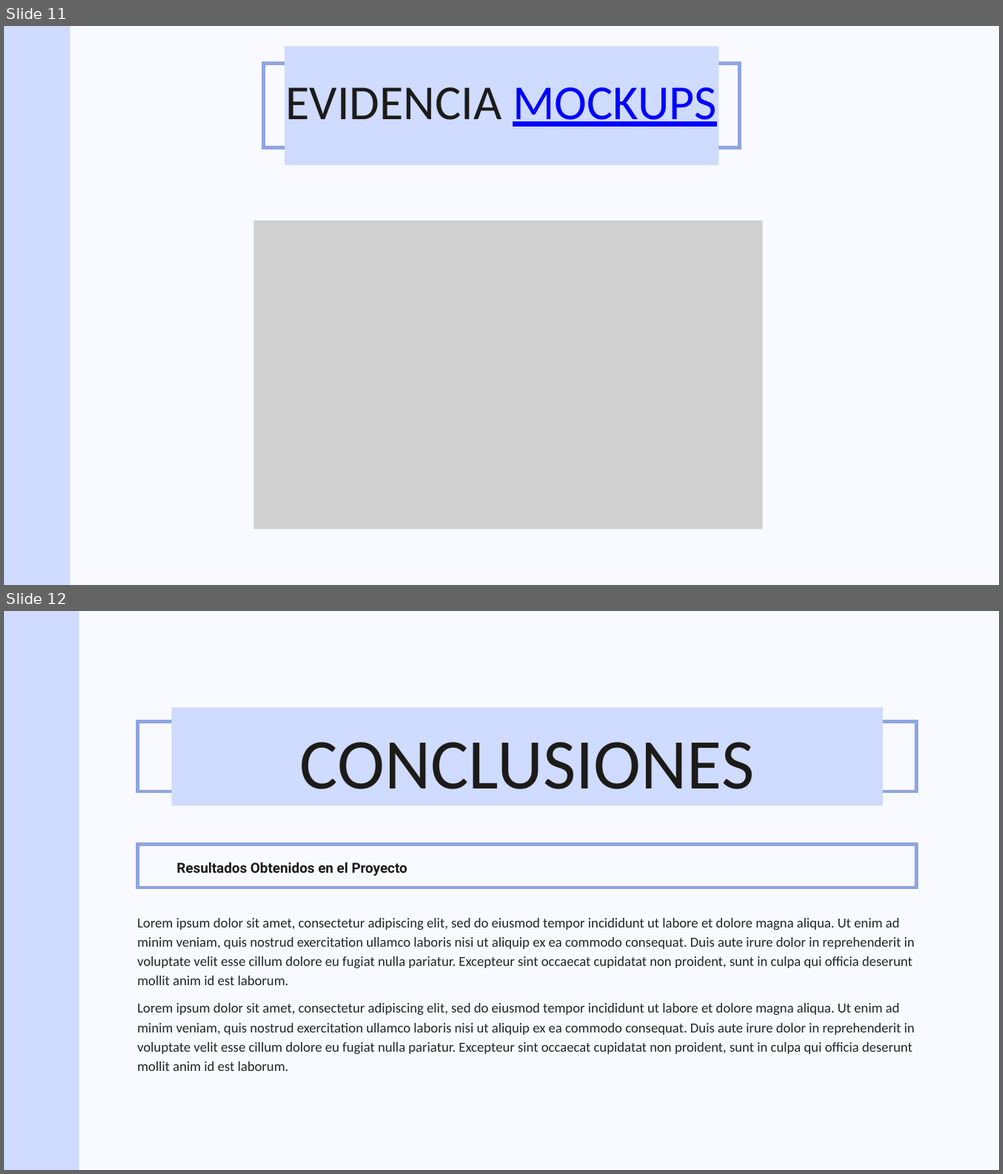
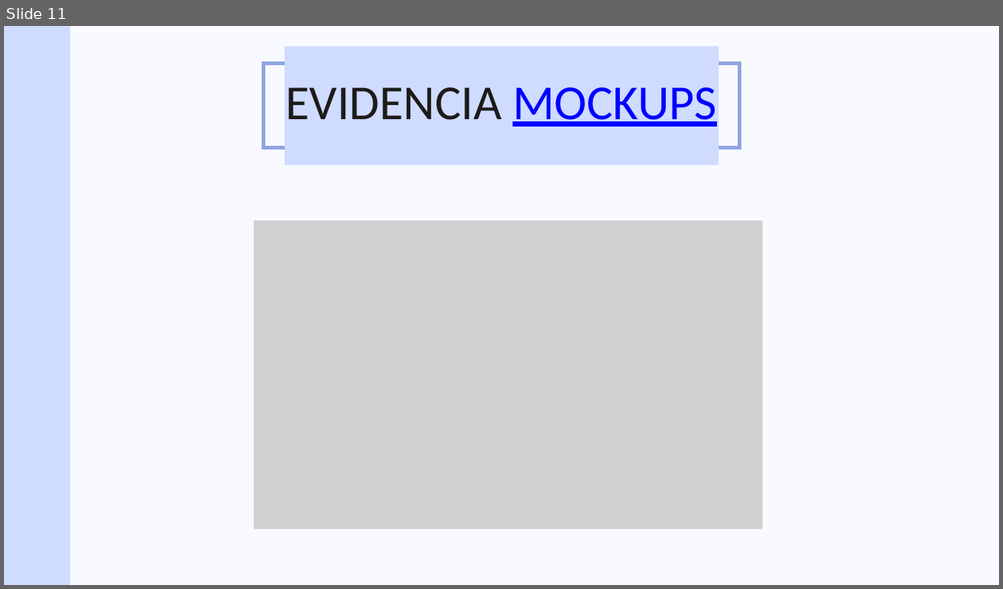
Before and after one commit to viremolcoy/Voila, a slide deck: Fase 1/Evidencias Grupales/Presentación Proyecto.pptx. Shown one above the other, each under a label of ours: slides 11 and 12 before the commit, slide 11 after it. The pictures are 1003x1174 and 1003x589 pixels, drawn with LibreOffice and Linux fonts; fonts in the diff are those of the drawing; grey boxes stand for pictures. Boxes give left, top, right and bottom in pixels: in the first picture for what was removed or moved away, otherwise in the second. Text is boxed around its words. In the diff, an @@ line names an element or a change of style, - is before the commit and + after.

Commit message:
Presentación  de Proyecto actualizada Fase 1

```diff
--- a/Fase 1/Evidencias Grupales/Presentación Proyecto.pptx
+++ b/Fase 1/Evidencias Grupales/Presentación Proyecto.pptx
@@ slide 12 removed at box(4, 611, 999, 1170), background #F8FAFF @@
@@ rectangle removed at box(4, 611, 79, 1170) @@
@@ rectangle removed at box(171, 707, 882, 806) @@
@@ freeform shape removed at box(137, 722, 916, 792) @@
@@ text removed at box(300, 742, 754, 789) @@
-CONCLUSIONES
@@ freeform shape removed at box(137, 845, 916, 888) @@
@@ text removed at box(176, 863, 407, 876) @@
-Resultados Obtenidos en el Proyecto
@@ text removed at box(137, 918, 914, 985) @@
-Lorem ipsum dolor sit amet, consectetur adipiscing elit, sed do eiusmod tempor incididunt ut labore et dolore magna aliqua. Ut enim ad minim veniam, quis nostrud exercitation ullamco laboris nisi ut aliquip ex ea commodo consequat. Duis aute irure dolor in reprehenderit in voluptate velit esse cillum dolore eu fugiat nulla pariatur. Excepteur sint occaecat cupidatat non proident, sunt in culpa qui officia deserunt mollit anim id est laborum.
@@ text removed at box(137, 1003, 914, 1071) @@
-Lorem ipsum dolor sit amet, consectetur adipiscing elit, sed do eiusmod tempor incididunt ut labore et dolore magna aliqua. Ut enim ad minim veniam, quis nostrud exercitation ullamco laboris nisi ut aliquip ex ea commodo consequat. Duis aute irure dolor in reprehenderit in voluptate velit esse cillum dolore eu fugiat nulla pariatur. Excepteur sint occaecat cupidatat non proident, sunt in culpa qui officia deserunt mollit anim id est laborum.
```
Also in this commit, not shown: 1 slide changed, 1 slide added.
